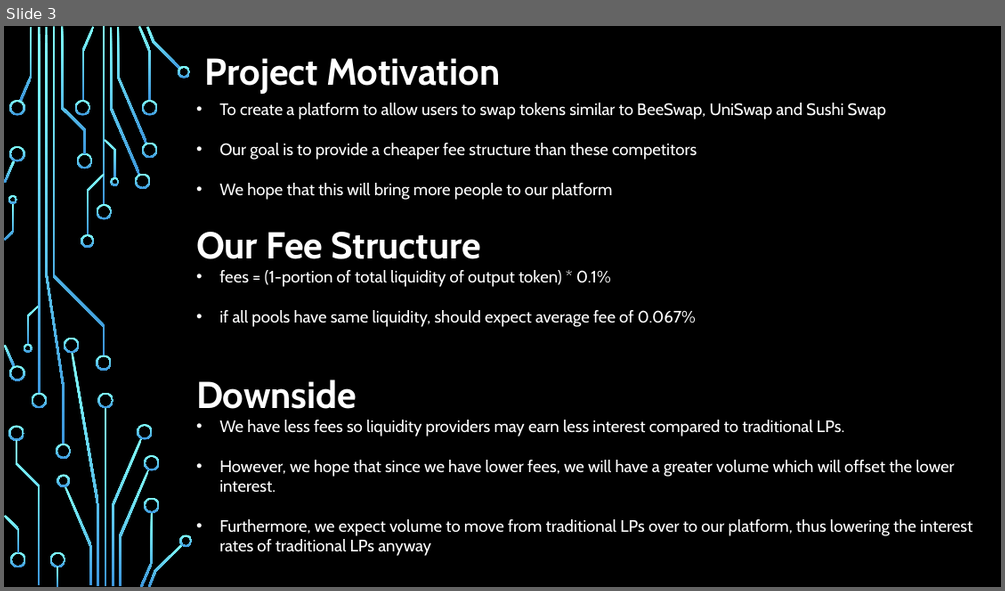
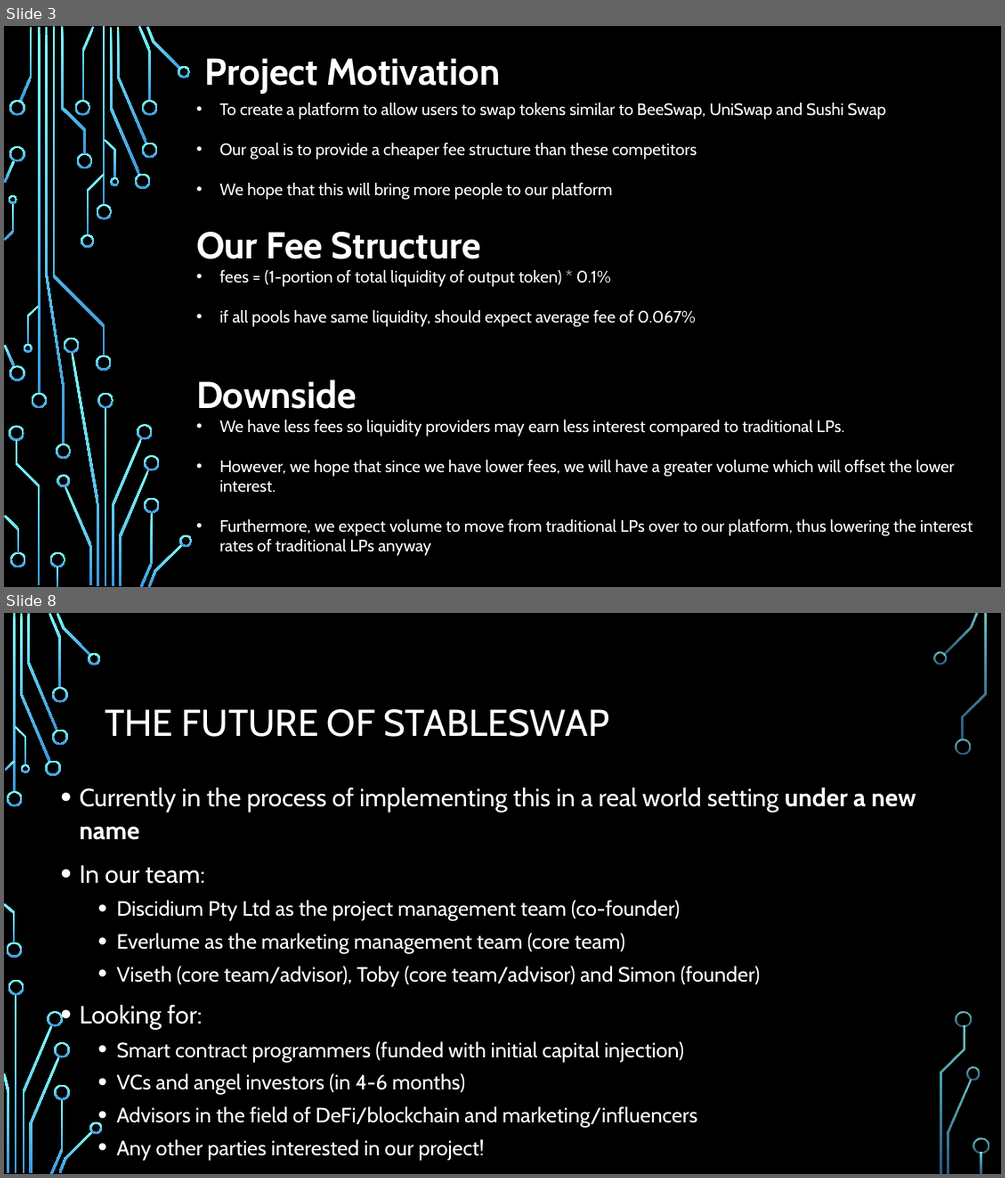
Before and after one commit to KesselRunSmuggler/Project_LP, a slide deck: DEX DEMO DAY.pptx. Shown one above the other, each under a label of ours: slide 3 before the commit, slides 3 and 8 after it; the slides between them are not shown. The pictures are 1005x591 and 1005x1178 pixels, drawn with LibreOffice and Linux fonts; fonts in the diff are those of the drawing; background and template pictures are left out. Boxes give left, top, right and bottom in pixels: in the first picture for what was removed or moved away, otherwise in the second. Text is boxed around its words. In the diff, an @@ line names an element or a change of style, - is before the commit and + after.

```diff
--- a/DEX DEMO DAY.pptx
+++ b/DEX DEMO DAY.pptx
@@ slide 8 added at <box>4,613,1001,1174</box>, background picture (left out) @@
@@ title added at <box>105,709,609,737</box>, 36 pt, text #FFFFFF @@
+THE FUTURE OF STABLESWAP
@@ text added at <box>80,787,915,1127</box>, 20 pt, text #FFFFFF @@
+• Currently in the process of implementing this in a real world setting under a new name
+• In our team:
+  • Discidium Pty Ltd as the project management team (co-founder)
+  • Everlume as the marketing management team (core team)
+  • Viseth (core team/advisor), Toby (core team/advisor) and Simon (founder)
+• Looking for:
+  • Smart contract programmers (funded with initial capital injection)
+  • VCs and angel investors (in 4-6 months)
+  • Advisors in the field of DeFi/blockchain and marketing/influencers
+  • Any other parties interested in our project!
@@ group added at <box>4,613,989,1174</box>: 33 freeform shapes, 3 rectangles @@
```
Also in this commit, not shown: 4 other slides added.
